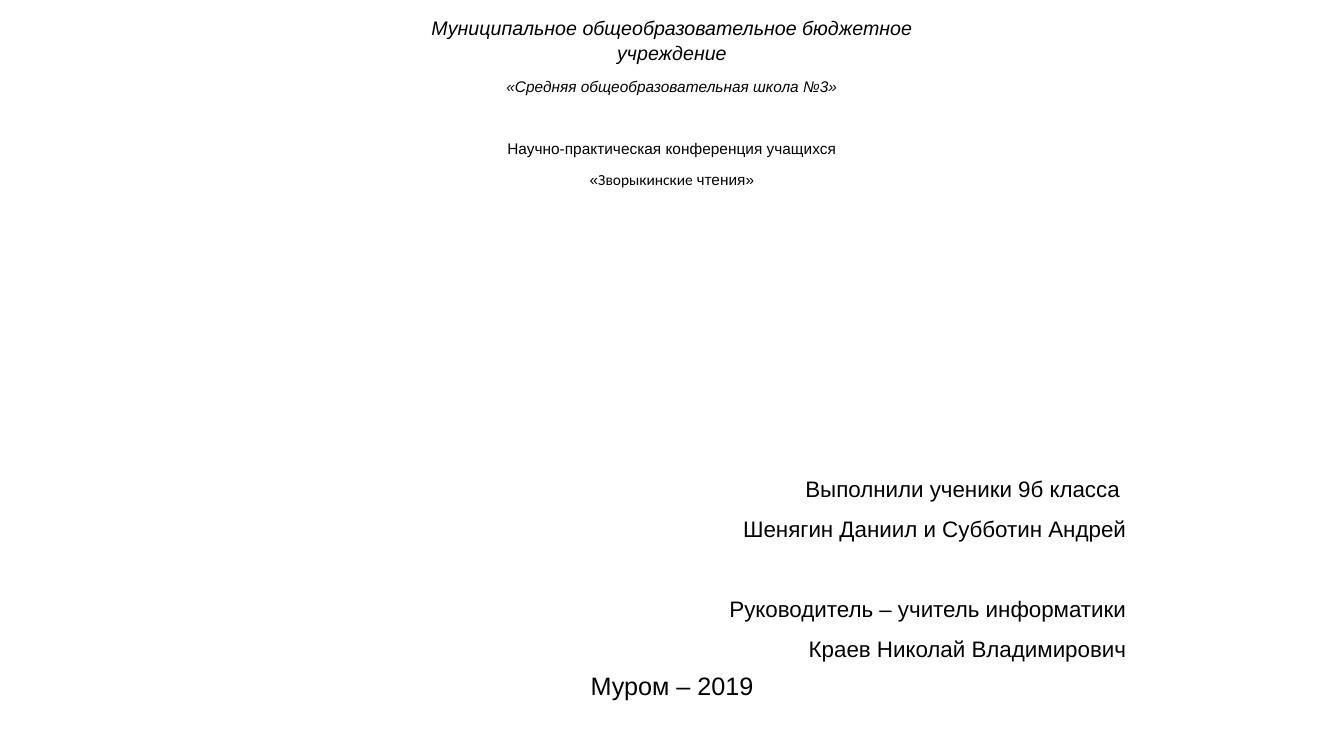
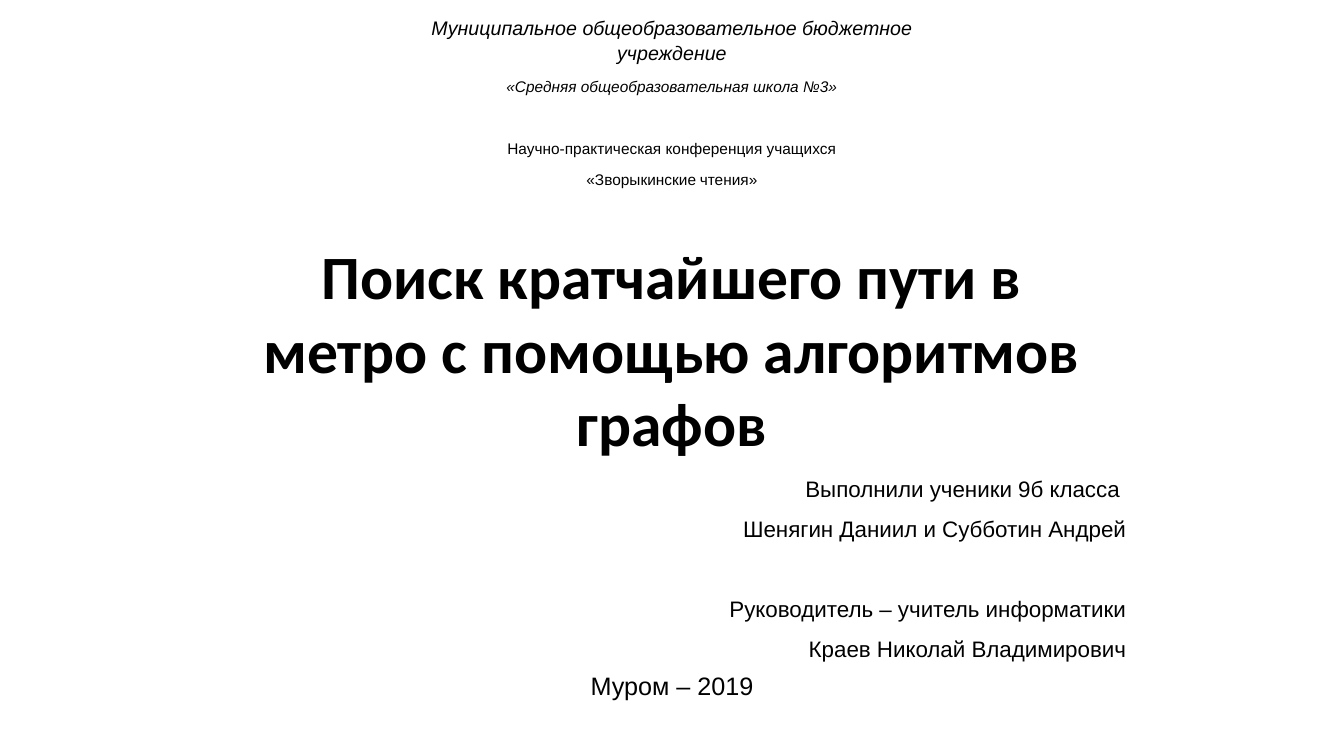
Before and after one commit to daniil00t/graph2.0, a slide deck: slide 1 of Issledovatelskaya_rabota.pptx. Drawn at 1344x756 pixels with LibreOffice and Linux fonts; fonts in the diff are those of the drawing. Boxes give left, top, right and bottom in pixels: in the first picture for what was removed or moved away, otherwise in the second. Text is boxed around its words. In the diff, an @@ line names an element or a change of style, - is before the commit and + after.

```diff
--- a/Issledovatelskaya_rabota.pptx
+++ b/Issledovatelskaya_rabota.pptx
@@ text at (x1=586, y1=174, x2=758, y2=188): font Calibri to Arial in "«Зворыкинские" @@
@@ title added at (x1=263, y1=257, x2=1080, y2=456), 44 pt, text #000000, bold @@
+Поиск кратчайшего пути в метро с помощью алгоритмов графов
```
Also in this commit, not shown: 7 slides added, 5 other files.
